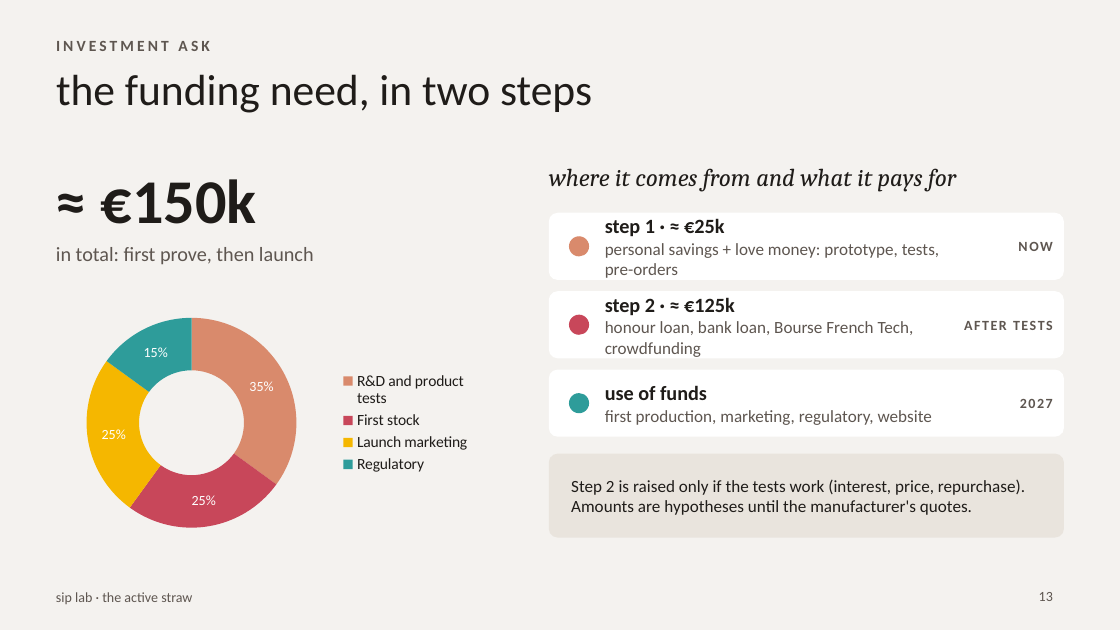
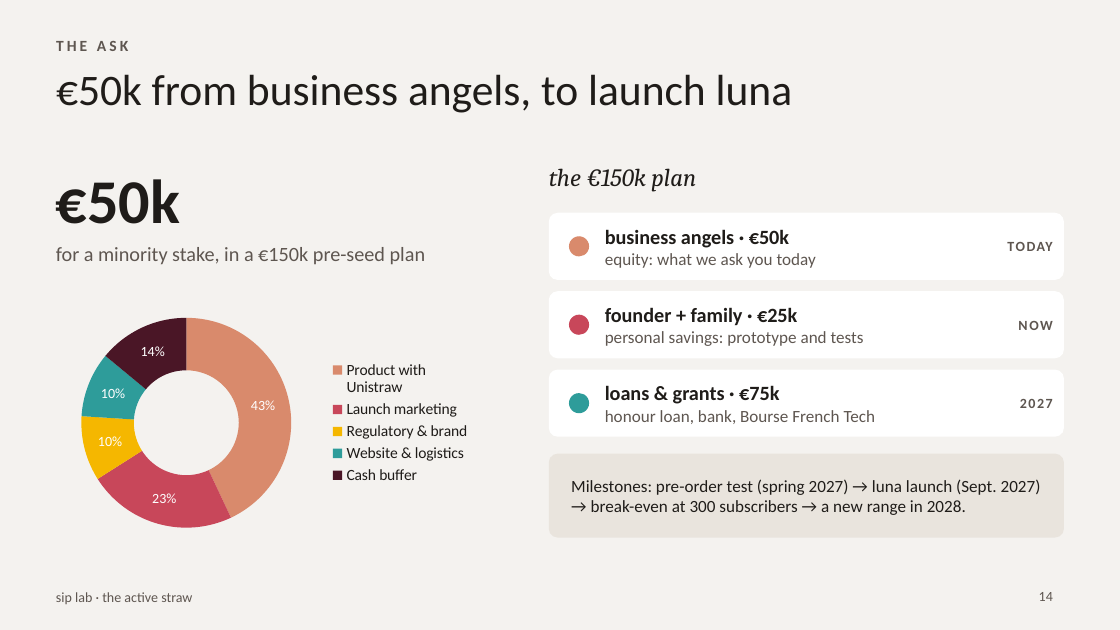
Before and after one commit to nisrine-max/mon-sitee, a slide deck: slide 14 of Dossier_sip_lab/10_Pitchs_et_presentations/Investor_Pitch_sip_lab.pptx (slide 13 before the commit). Drawn at 1120x630 pixels with LibreOffice and Linux fonts; fonts in the diff are those of the drawing. Boxes give left, top, right and bottom in pixels: in the first picture for what was removed or moved away, otherwise in the second. Text is boxed around its words. In the diff, an @@ line names an element or a change of style, - is before the commit and + after.

```diff
--- a/Dossier_sip_lab/10_Pitchs_et_presentations/Investor_Pitch_sip_lab.pptx
+++ b/Dossier_sip_lab/10_Pitchs_et_presentations/Investor_Pitch_sip_lab.pptx
@@ text at (x1=56, y1=41, x2=128, y2=51): text changed @@
-INVESTMENT ASK
+THE ASK
@@ title at (x1=56, y1=74, x2=792, y2=113): text changed @@
-the funding need, in two steps
+€50k from business angels, to launch luna
@@ text at (x1=56, y1=179, x2=180, y2=224): text changed @@
-≈ €150k
+€50k
@@ text at (x1=549, y1=168, x2=696, y2=191): text changed @@
-where it comes from and what it pays for
+the €150k plan
@@ text added at (x1=946, y1=213, x2=1053, y2=280), 9 pt, text #5E5650, bold @@
+TODAY
@@ text at (x1=56, y1=247, x2=426, y2=264): text changed @@
-in total: first prove, then launch
+for a minority stake, in a €150k pre-seed plan
@@ text at (x1=605, y1=253, x2=816, y2=268): text changed @@
-step 1 · ≈ €25k
-personal savings + love money: prototype, tests, pre-orders
+business angels · €50k
+equity: what we ask you today
@@ text "NOW" moved from (x1=946, y1=213, x2=1053, y2=280) to (x1=946, y1=291, x2=1053, y2=358) @@
@@ text removed at (x1=946, y1=291, x2=1053, y2=358) @@
-AFTER TESTS
@@ doughnut chart at (x1=45, y1=302, x2=482, y2=543) @@
-categories: R&D and product tests, First stock, Launch marketing, Regulatory
+categories: Product with Unistraw, Launch marketing, Regulatory & brand, Website & logistics, Cash buffer
-Series 1: 35, 25, 25, 15
+Series 1: 43, 23, 10, 10, 14
@@ data labels of Series 1 changed @@
@@ text at (x1=605, y1=307, x2=864, y2=346): text changed @@
-step 2 · ≈ €125k
-honour loan, bank loan, Bourse French Tech, crowdfunding
+founder + family · €25k
+personal savings: prototype and tests
@@ text at (x1=605, y1=385, x2=876, y2=424): text changed @@
-use of funds
-first production, marketing, regulatory, website
+loans & grants · €75k
+honour loan, bank, Bourse French Tech
@@ text at (x1=571, y1=479, x2=1041, y2=515): text changed @@
-Step 2 is raised only if the tests work (interest, price, repurchase). Amounts are hypotheses until the manufacturer's quotes.
+Milestones: pre-order test (spring 2027) → luna launch (Sept. 2027) → break-even at 300 subscribers → a new range in 2028.
@@ page number at (x1=1039, y1=592, x2=1053, y2=601): text changed @@
-13
+14
```
Also in this commit, not shown: 6 other slides changed, 1 slide added, 1 other file.
